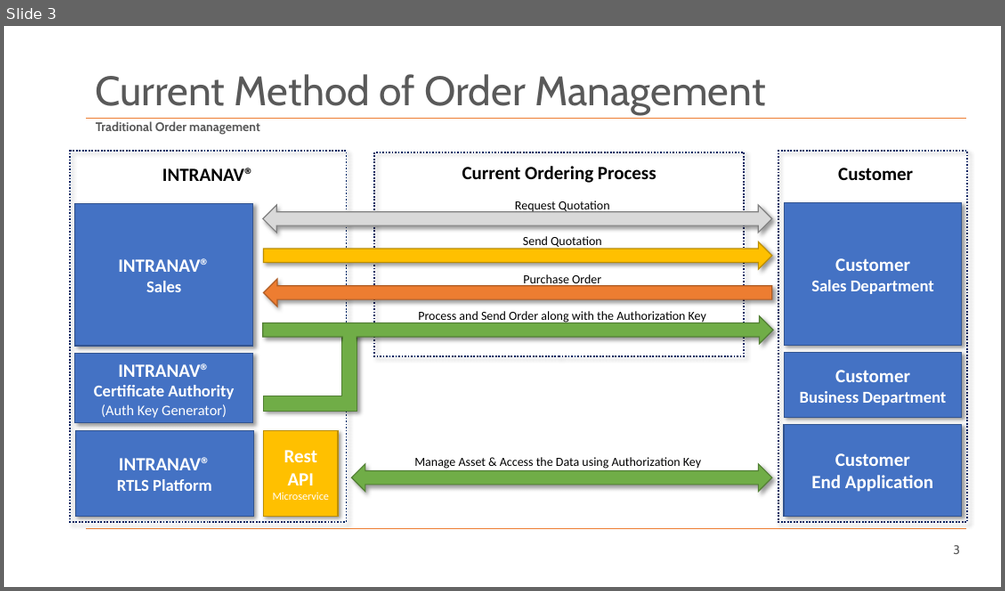
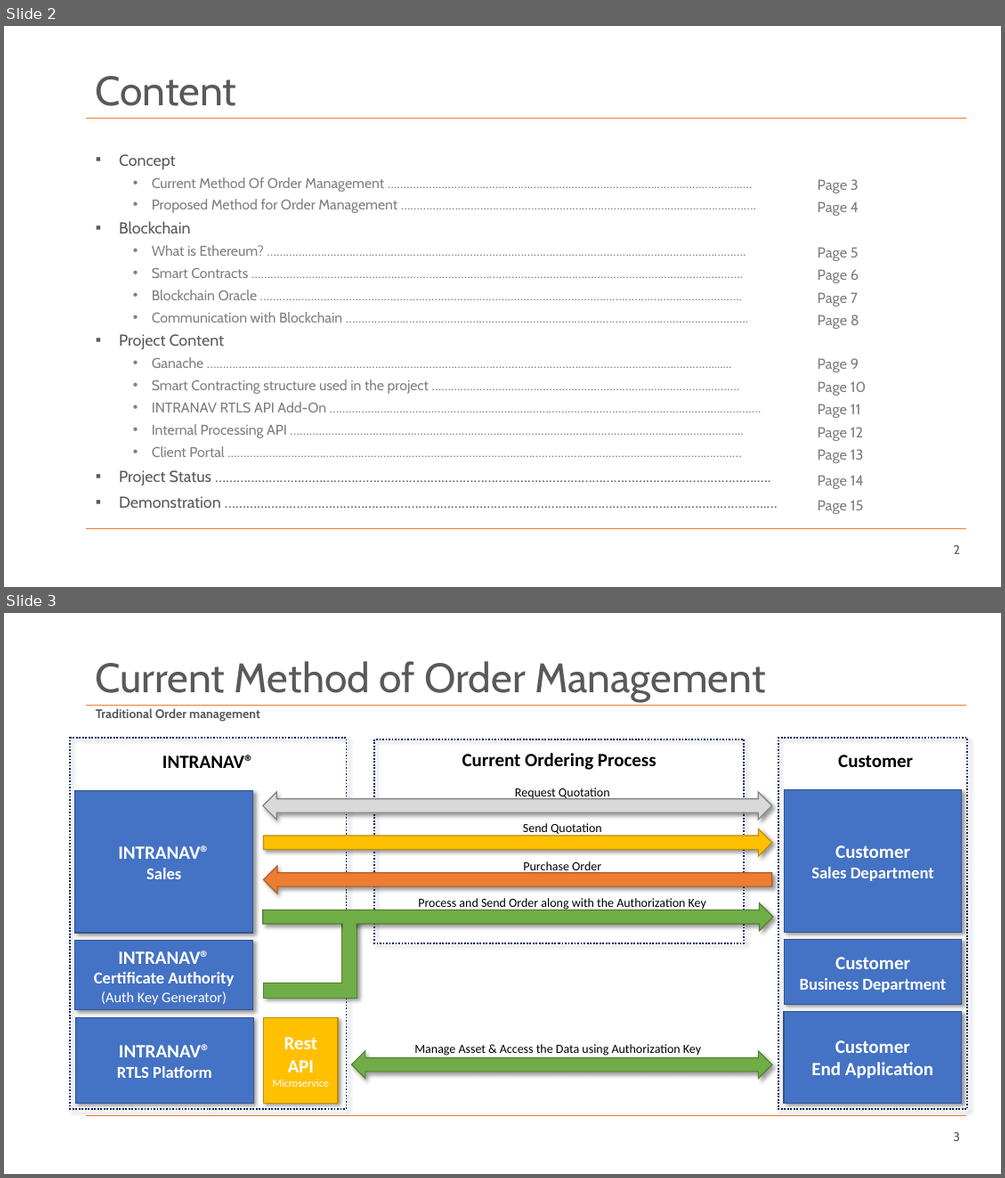
Before and after one commit to SachiHarshitha/HDa_TeamProject_SS21, a slide deck: 00_Documentation/M03_TeamProject_Haid_UWB-Presentation.pptx. Shown one above the other, each under a label of ours: slide 3 before the commit, slides 2 and 3 after it. The pictures are 1005x591 and 1005x1178 pixels, drawn with LibreOffice and Linux fonts; fonts in the diff are those of the drawing; background and template pictures are left out. Boxes give left, top, right and bottom in pixels: in the first picture for what was removed or moved away, otherwise in the second. Text is boxed around its words. In the diff, an @@ line names an element or a change of style, - is before the commit and + after.

```diff
--- a/00_Documentation/M03_TeamProject_Haid_UWB-Presentation.pptx
+++ b/00_Documentation/M03_TeamProject_Haid_UWB-Presentation.pptx
@@ slide 2 added at [4, 26, 1001, 587], background #FFFFFF; not listed: 2 template elements that a slide beside it also shows @@
@@ title added at [96, 76, 237, 106], 39.6 pt, text #595959 @@
+Content
@@ text added at [119, 154, 429, 507], 13.6 pt, text #808080 @@
+▪ Concept
+  • Current Method Of Order Management …………………………………………………………………………………………………….
+  • Proposed Method for Order Management ………………………………………………………………………………………………….
+▪ Blockchain
+  • What is Ethereum? …………………………………………………………………………………………………………………………………….
+  • Smart Contracts ………………………………………………………………………………………………………………………………………..
+  • Blockchain Oracle ……………………………………………………………………………………………………………………………………..
+  • Communication with Blockchain ……………………………………………………………………………………………………………….
+▪ Project Content
+  • Ganache …………………………………………………………………………………………………………………………………………….......
+  • Smart Contracting structure used in the project …………………………………………………………………………………….
+  • INTRANAV RTLS API Add-On ……………………………………………………………………………………………………………………….
+  • Internal Processing API ……………………………………………………………………………………………………………………………..
+  • Client Portal ………………………………………………………………………………………………………………………………………………
+▪ Project Status …………………………………………………………………………………………………………………………………….….
+▪ Demonstration …………………………………………………………………………………………………………………………………….…
@@ text added at [817, 179, 859, 329], 14 pt, text #808080 @@
+Page 3
+Page 4
+Page 5
+Page 6
+Page 7
+Page 8
@@ text added at [817, 358, 866, 463], 14 pt, text #808080 @@
+Page 9
+Page 10
+Page 11
+Page 12
+Page 13
@@ text added at [817, 475, 864, 489], 14 pt, text #808080 @@
+Page 14
@@ text added at [817, 499, 864, 514], 14 pt, text #808080 @@
+Page 15
@@ page number added at [954, 545, 960, 554], 12 pt, text #595959 @@
+2
```
Also in this commit, not shown: 10 slides changed, 2 other slides added, 2 slides removed, 11 other files.
